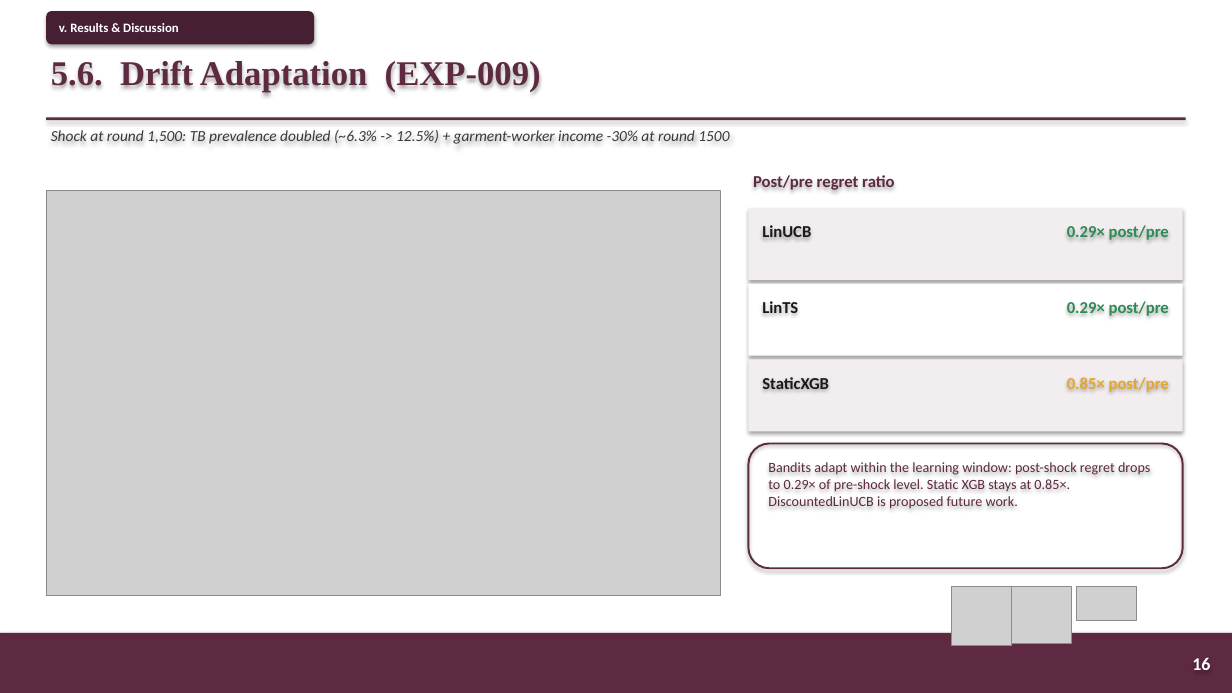
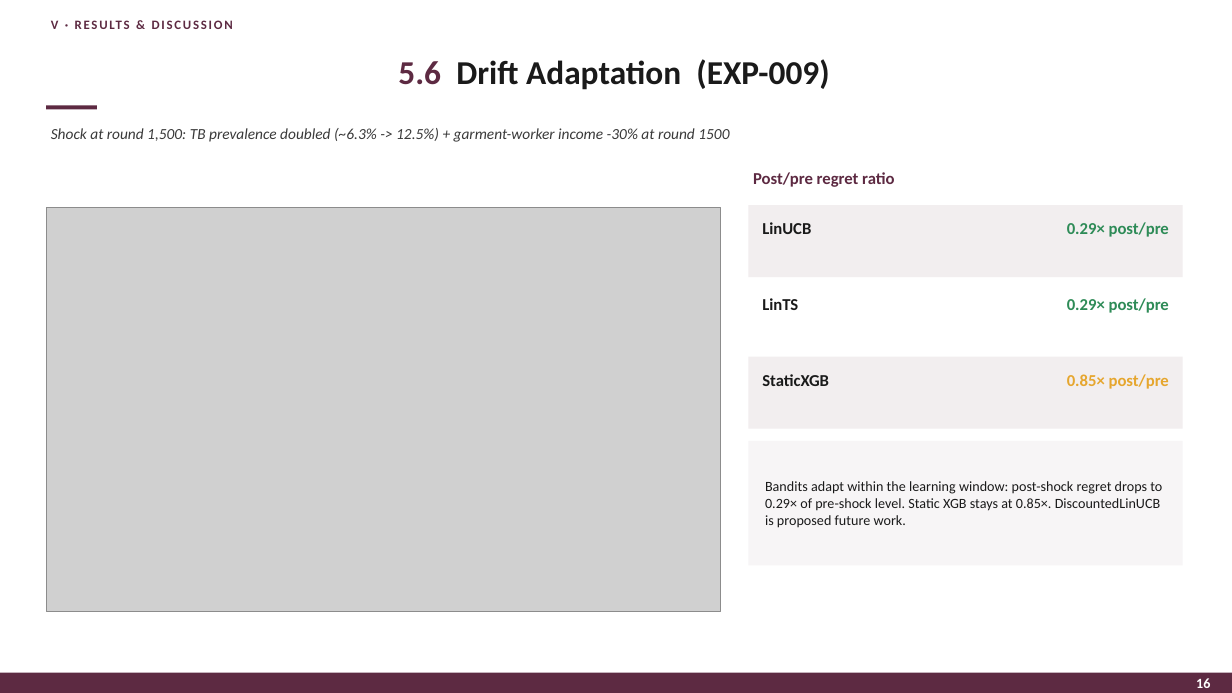
Before and after one commit to PolyTheML/DAC-UW-Thesis, a slide deck: slide 18 of thesis/health_rl/burgundy_defense_presentation.pptx. Drawn at 1232x693 pixels with LibreOffice and Linux fonts; fonts in the diff are those of the drawing; grey boxes stand for pictures. Boxes give left, top, right and bottom in pixels: in the first picture for what was removed or moved away, otherwise in the second. Text is boxed around its words. In the diff, an @@ line names an element or a change of style, - is before the commit and + after.

```diff
--- a/thesis/health_rl/burgundy_defense_presentation.pptx
+++ b/thesis/health_rl/burgundy_defense_presentation.pptx
@@ text "V · RESULTS & DISCUSSION": place and size @@
-text "V · RESULTS & DISCUSSION" at box(46, 11, 314, 44)
+text "V · RESULTS & DISCUSSION" at box(51, 20, 59, 29)
@@ text "V · RESULTS & DISCUSSION" at box(51, 20, 59, 29): vertical alignment middle to top; fill #471F33 to none; shadow off @@
@@ text at box(51, 20, 59, 29): text changed; text colour #FFFFFF to #5D2A42 @@
-v. Results & Discussion
+V · RESULTS & DISCUSSION
@@ text "5.6 Drift Adaptation (EXP-009)" at box(398, 59, 829, 90): vertical alignment top to middle @@
@@ text at box(398, 59, 829, 90): text changed; size 27 to 26 pt; font Times New Roman to Calibri; text colour #5D2A42 to #1A1A1A @@
-5.6. Drift Adaptation (EXP-009)
+5.6 Drift Adaptation (EXP-009)
@@ rectangle: place and size @@
-rectangle at box(46, 117, 1186, 120)
+rectangle at box(46, 105, 97, 109)
@@ picture: place and size @@
-picture at box(46, 191, 721, 596)
+picture at box(46, 207, 721, 612)
@@ shadow off in 3 elements at box(0, 673, 1232, 693), box(46, 105, 97, 109), box(749, 205, 1183, 277) @@
@@ rectangle: place and size @@
-rectangle at box(749, 360, 1183, 432)
+rectangle at box(749, 205, 1183, 277)
@@ text at box(1067, 222, 1169, 237): text changed; text colour #E6A62E to #2E8B57 @@
-0.85× post/pre
+0.29× post/pre
@@ rectangle at box(749, 281, 1183, 353): fill #F2EEEF to #FFFFFF; shadow off @@
@@ 2 rectangles, 1 text: place and size @@
-2 rectangles, 1 text at box(749, 208, 1183, 356)
+2 rectangles, 1 text at box(749, 281, 1183, 429)
@@ rectangle at box(749, 357, 1183, 429): fill #FFFFFF to #F2EEEF; shadow off @@
@@ text at box(1067, 374, 1169, 389): text changed; text colour #2E8B57 to #E6A62E @@
-0.29× post/pre
+0.85× post/pre
@@ rectangle "Bandits adapt within the learning ..." at box(749, 441, 1183, 566): text colour #5D2A42 to #1A1A1A; vertical alignment top to middle; rounded rectangle to rectangle; fill none to #F7F5F6; outline #5D2A42 1.5 pt to none; shadow off @@
@@ picture removed at box(952, 587, 1012, 646) @@
@@ picture removed at box(1012, 587, 1072, 644) @@
@@ picture removed at box(1077, 587, 1137, 621) @@
@@ rectangle: place and size @@
-rectangle at box(0, 633, 1232, 693)
+rectangle at box(0, 673, 1232, 693)
@@ text "16": place and size @@
-text "16" at box(1192, 657, 1210, 670)
+text "16" at box(1196, 678, 1210, 688)
@@ text "16" at box(1196, 678, 1210, 688): size 14 to 11 pt @@
```
Also in this commit, not shown: 31 other slides changed, 2 other files.
